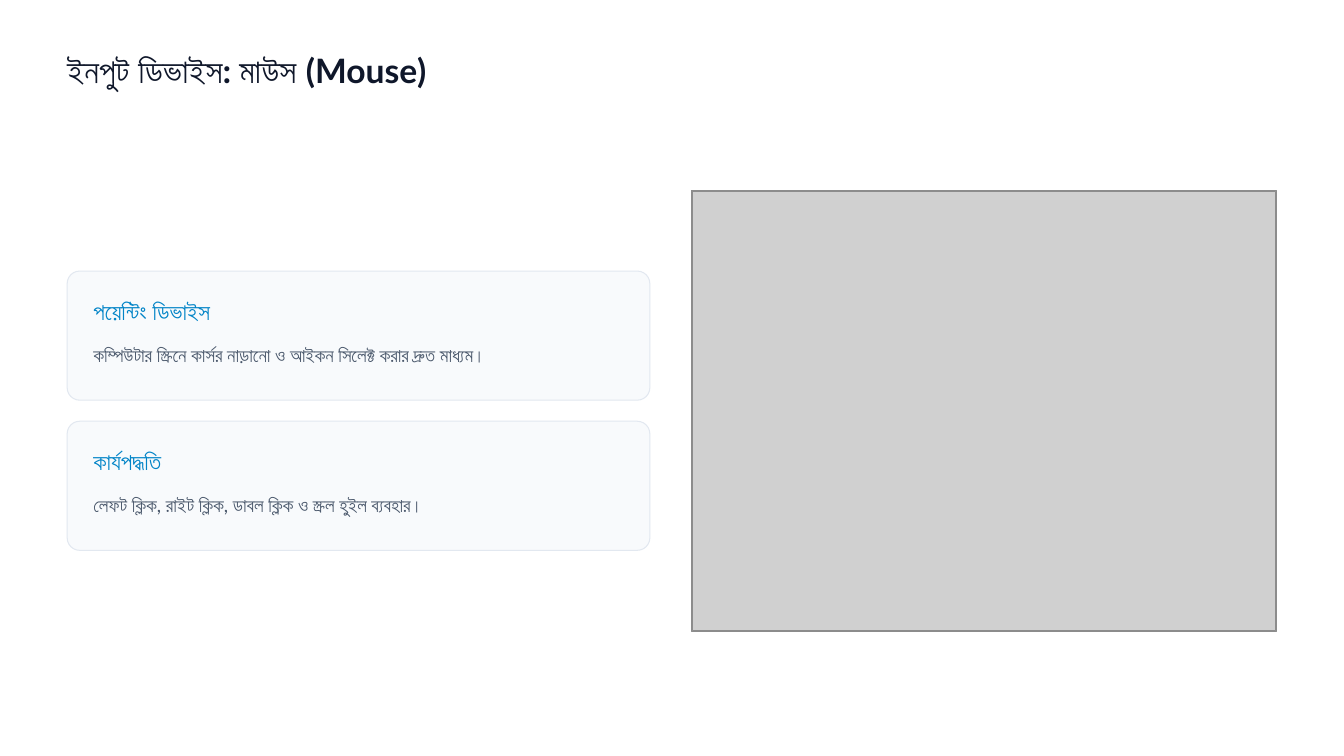
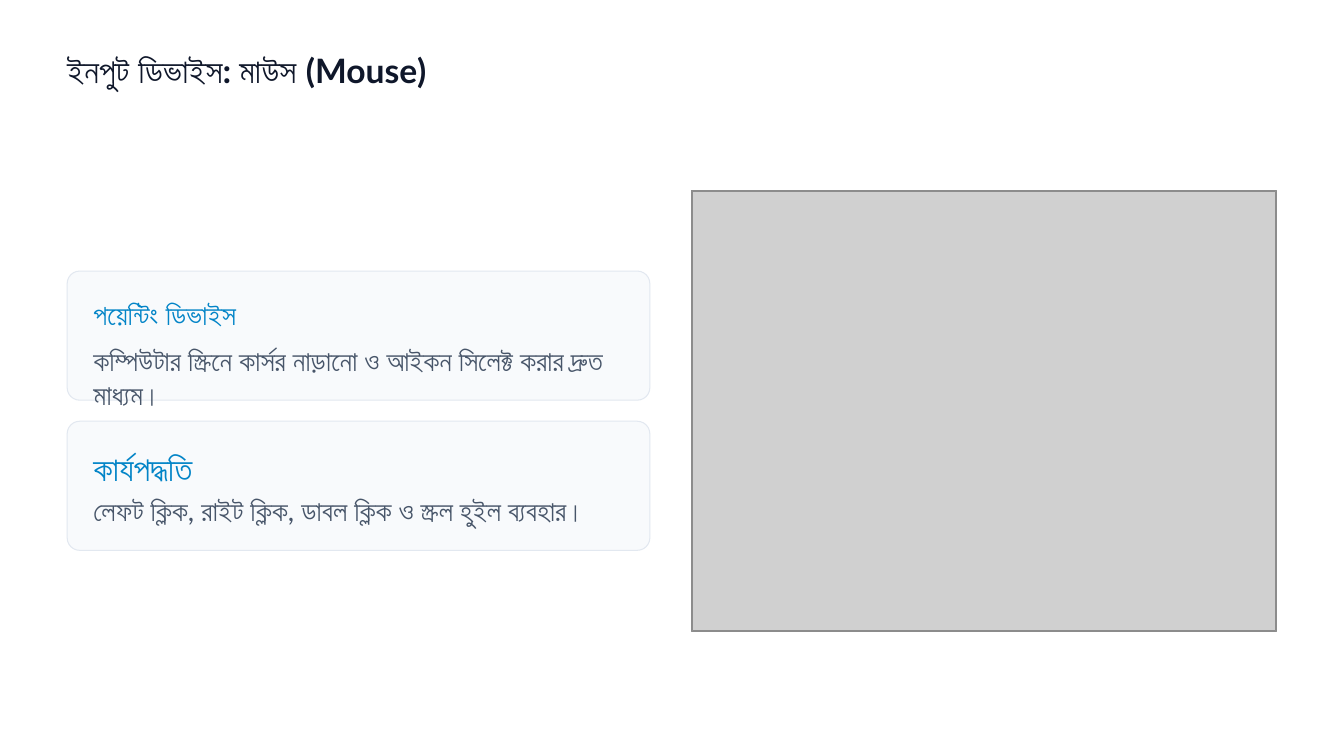
Before and after one commit to rrahman2345/Baliadanga1, a slide deck: slide 4 of ClassMaterials/ICT_Practical--Class7-review-Computerparts.pptx. Drawn at 1344x756 pixels with LibreOffice and Linux fonts; fonts in the diff are those of the drawing; grey boxes stand for pictures. Boxes give left, top, right and bottom in pixels: in the first picture for what was removed or moved away, otherwise in the second. Text is boxed around its words. In the diff, an @@ line names an element or a change of style, - is before the commit and + after.

```diff
--- a/ClassMaterials/ICT_Practical--Class7-review-Computerparts.pptx
+++ b/ClassMaterials/ICT_Practical--Class7-review-Computerparts.pptx
@@ text "পয়েন্টিং ডিভাইস" at bbox=[93, 303, 236, 327]: size 16.5 to 20 pt @@
@@ text "কম্পিউটার স্ক্রিনে কার্সর নাড়ানো ও ..." at bbox=[93, 349, 603, 406]: size 13.5 to 20 pt @@
@@ text "কার্যপদ্ধতি" at bbox=[93, 455, 192, 482]: size 16.5 to 24 pt @@
@@ text "লেফট ক্লিক, রাইট ক্লিক, ডাবল ..." at bbox=[93, 499, 585, 529]: size 13.5 to 20 pt @@
```
Also in this commit, not shown: 13 other slides changed, 3 slides removed.
